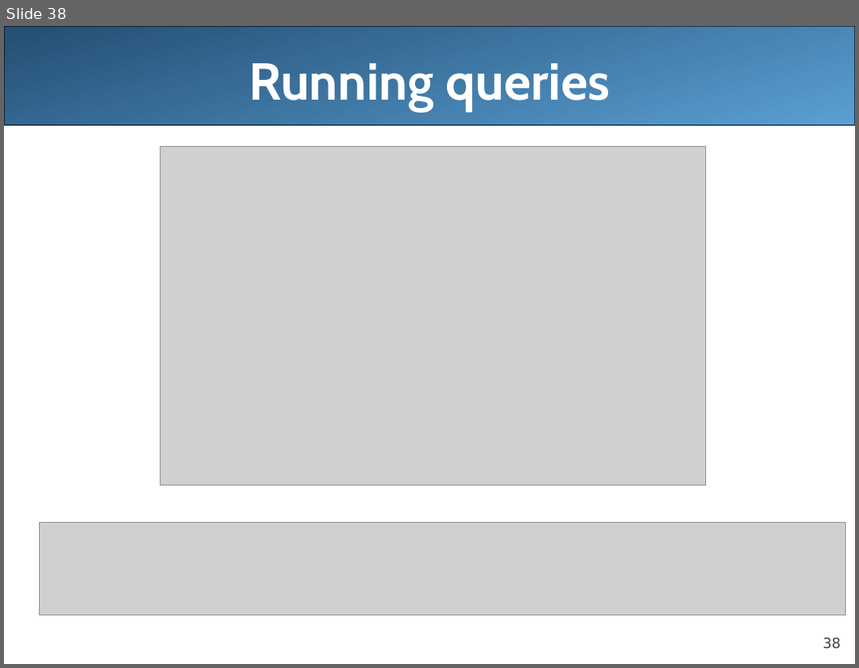
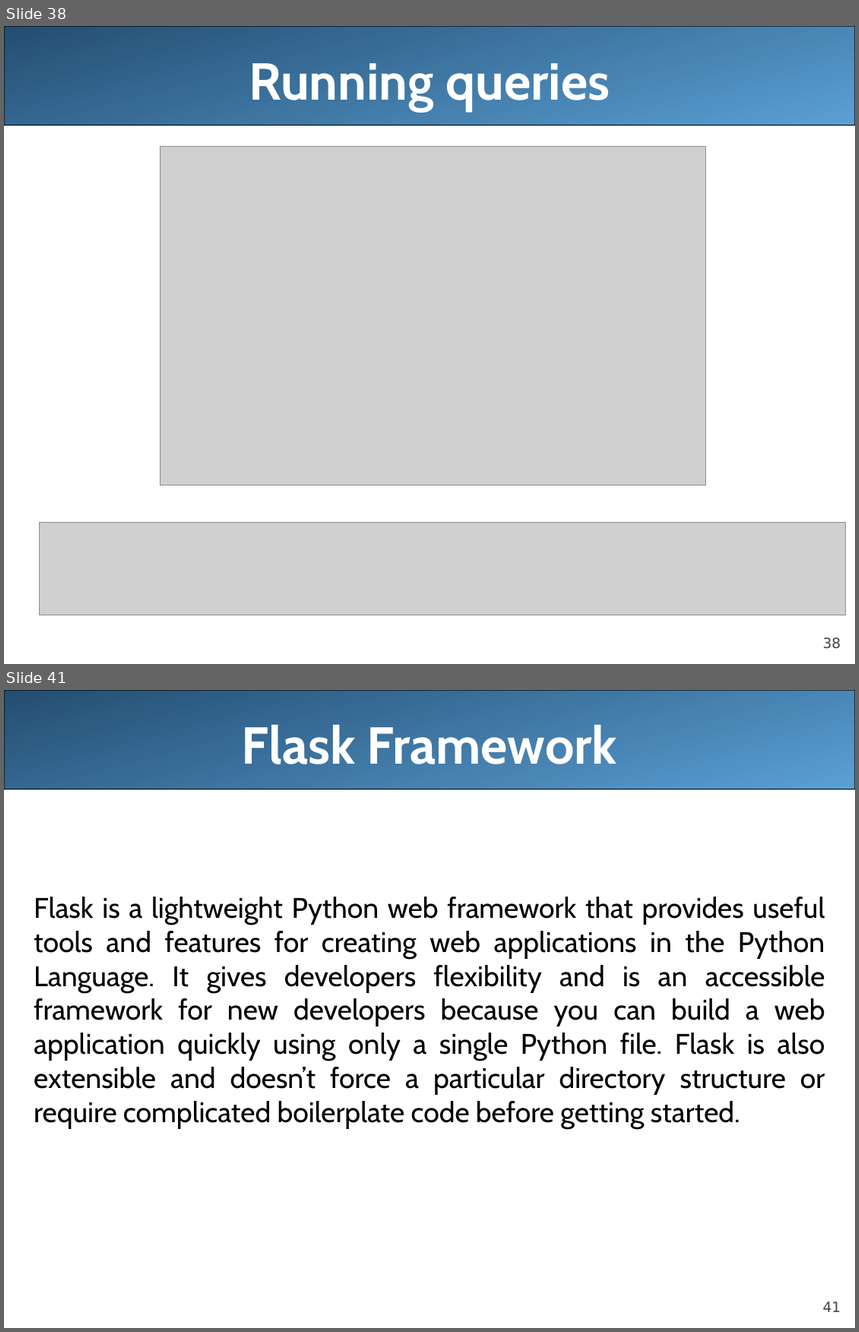
Before and after one commit to redvinca/Assignment, a slide deck: Docs/python-basics.pptx. Shown one above the other, each under a label of ours: slide 38 before the commit, slides 38 and 41 after it; the slides between them are not shown. The pictures are 859x668 and 859x1332 pixels, drawn with LibreOffice and Linux fonts; fonts in the diff are those of the drawing; grey boxes stand for pictures; background and template pictures are left out. Boxes give left, top, right and bottom in pixels: in the first picture for what was removed or moved away, otherwise in the second. Text is boxed around its words. In the diff, an @@ line names an element or a change of style, - is before the commit and + after.

```diff
--- a/Docs/python-basics.pptx
+++ b/Docs/python-basics.pptx
@@ slide 41 added at [4, 690, 855, 1328], background #FFFFFF; not listed: 2 template elements that a slide beside it also shows @@
@@ title added at [241, 724, 618, 764], 44 pt, text #FFFFFF, bold @@
+Flask Framework
@@ text added at [34, 897, 826, 1129], 24 pt, text #000000 @@
+Flask is a lightweight Python web framework that provides useful tools and features for creating web applications in the Python Language. It gives developers flexibility and is an accessible framework for new developers because you can build a web application quickly using only a single Python file. Flask is also extensible and doesn’t force a particular directory structure or require complicated boilerplate code before getting started.
```
Also in this commit, not shown: 5 other slides added.
